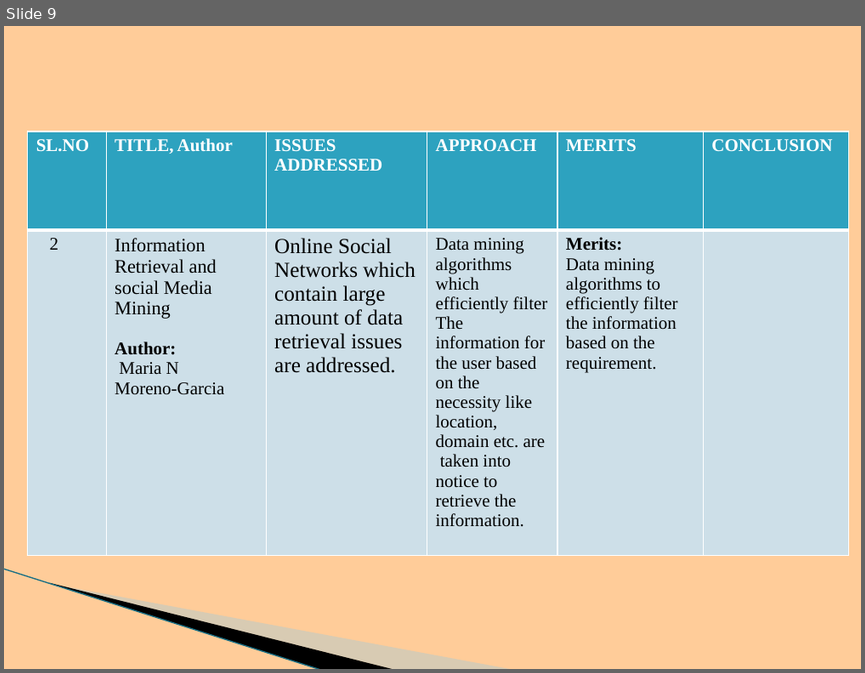
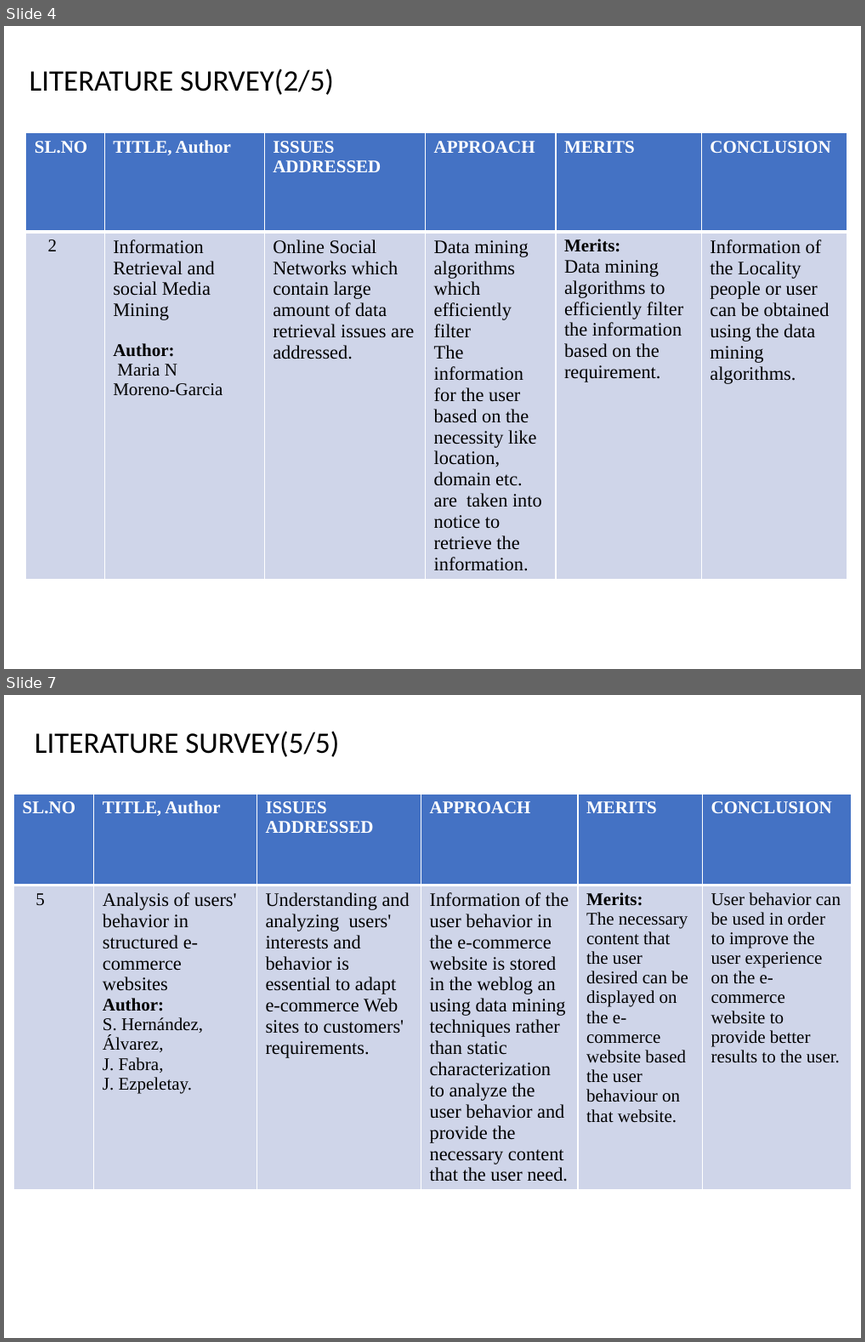
Before and after one commit to BHARGAVKR2000/Event-Detetion-System, a slide deck: project-E10.pptx. Shown one above the other, each under a label of ours: slide 9 before the commit, slides 4 and 7 after it; the slides between them are not shown. The pictures are 865x673 and 865x1342 pixels, drawn with LibreOffice and Linux fonts; fonts in the diff are those of the drawing; background and template pictures are left out. Boxes give left, top, right and bottom in pixels: in the first picture for what was removed or moved away, otherwise in the second. Text is boxed around its words. In the diff, an @@ line names an element or a change of style, - is before the commit and + after.

```diff
--- a/project-E10.pptx
+++ b/project-E10.pptx
@@ slide 7 added at <box>4,695,861,1338</box>, background #FFFFFF @@
@@ text added at <box>35,731,339,757</box>, 25 pt, text #000000 @@
+LITERATURE SURVEY(5/5)
@@ table added at <box>14,794,851,1236</box>, 2 rows, 6 columns @@
+SL.NO | TITLE, Author | ISSUES ADDRESSED | APPROACH | MERITS | CONCLUSION
+5 | Analysis of users' behavior in structured e-commerce websites / Author: / S. Hernández, Álvarez, / J. Fabra, / J. Ezpeletay. | Understanding and analyzing users' interests and behavior is essential to adapt e-commerce Web sites to customers' requirements. | Information of the user behavior in the e-commerce website is stored in the weblog an using data mining techniques rather than static characterization to analyze the user behavior and provide the necessary content that the user need. | Merits: / The necessary content that the user desired can be displayed on the e-commerce website based the user behaviour on that website. | User behavior can be used in order to improve the user experience on the e-commerce website to provide better results to the user.
@@ what was slide 9 is now slide 4 @@
@@ slide 4 changed as well @@
@@ background #FFCC99 to #FFFFFF @@
@@ text added at <box>30,68,334,95</box>, 25 pt, text #000000 @@
+LITERATURE SURVEY(2/5)
@@ table at <box>26,133,848,606</box> @@
-row 2, column 6: 
+row 2, column 6: Information of the Locality people or user can be obtained using the data mining algorithms.
@@ fill #2DA2BF to #4472C4 in row 1 @@
@@ fill #CDE0E8 to #CFD5EA in row 2 @@
@@ size 18 to 16 pt in "Online Social Networks which contain large amount ..." @@
@@ size 15 to 16 pt in "Data mining algorithms which efficiently filter", "The information for the user based on ...", "Data mining algorithms to efficiently filter the ..." @@
@@ freeform shape removed at <box>71,494,427,630</box> @@
@@ freeform shape removed at <box>4,568,355,647</box> @@
@@ line removed from (4, 568) to (322, 669) @@
```
Also in this commit, not shown: 20 other slides changed, 3 other slides added, 6 slides removed, 1 other file.
